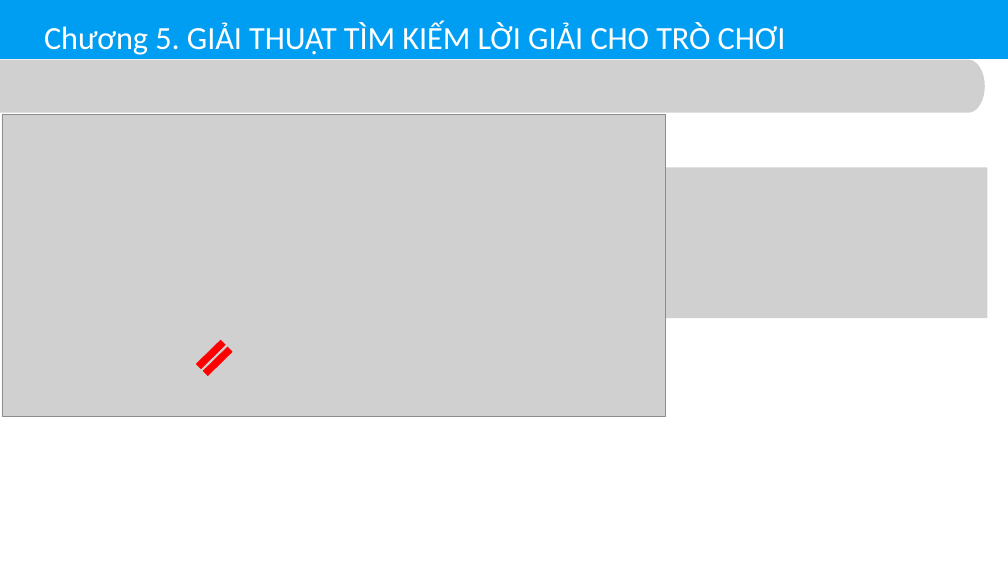
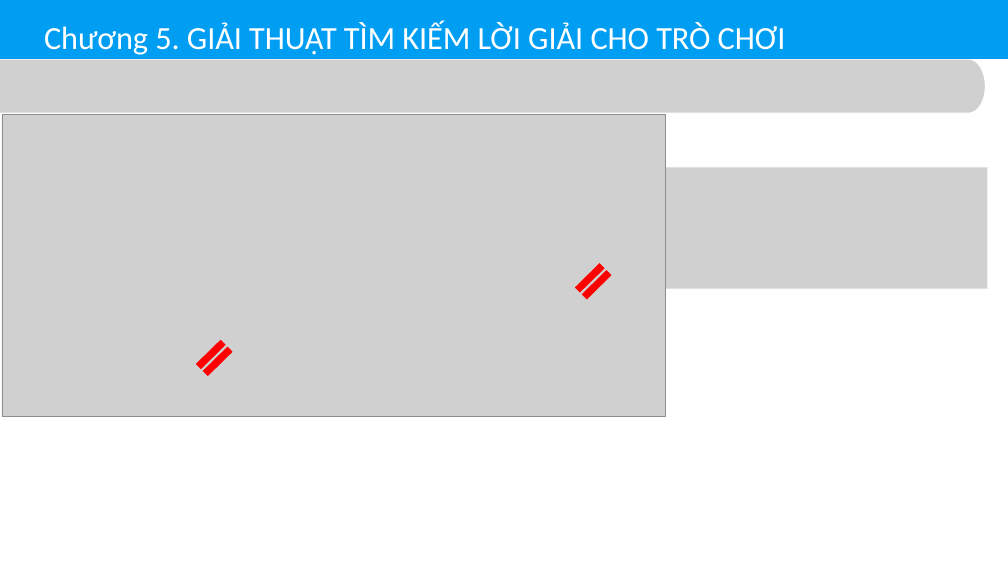
Before and after one commit to thinhdoanvu/AI, a slide deck: slide 48 of guide/Chuong5_Timkiem_Trochoi.pptx. Drawn at 1008x567 pixels with LibreOffice and Linux fonts; fonts in the diff are those of the drawing; grey boxes stand for pictures. Boxes give left, top, right and bottom in pixels: in the first picture for what was removed or moved away, otherwise in the second. Text is boxed around its words. In the diff, an @@ line names an element or a change of style, - is before the commit and + after.

```diff
--- a/guide/Chuong5_Timkiem_Trochoi.pptx
+++ b/guide/Chuong5_Timkiem_Trochoi.pptx
@@ picture: place and size @@
-picture at bbox=[654, 167, 988, 318]
+picture at bbox=[654, 167, 988, 288]
@@ math equal added at bbox=[567, 255, 619, 307], fill #FF0000, outline #FF0000 1 pt @@
```
Also in this commit, not shown: 2 other slides changed, 2 slides removed, 41 other files.
